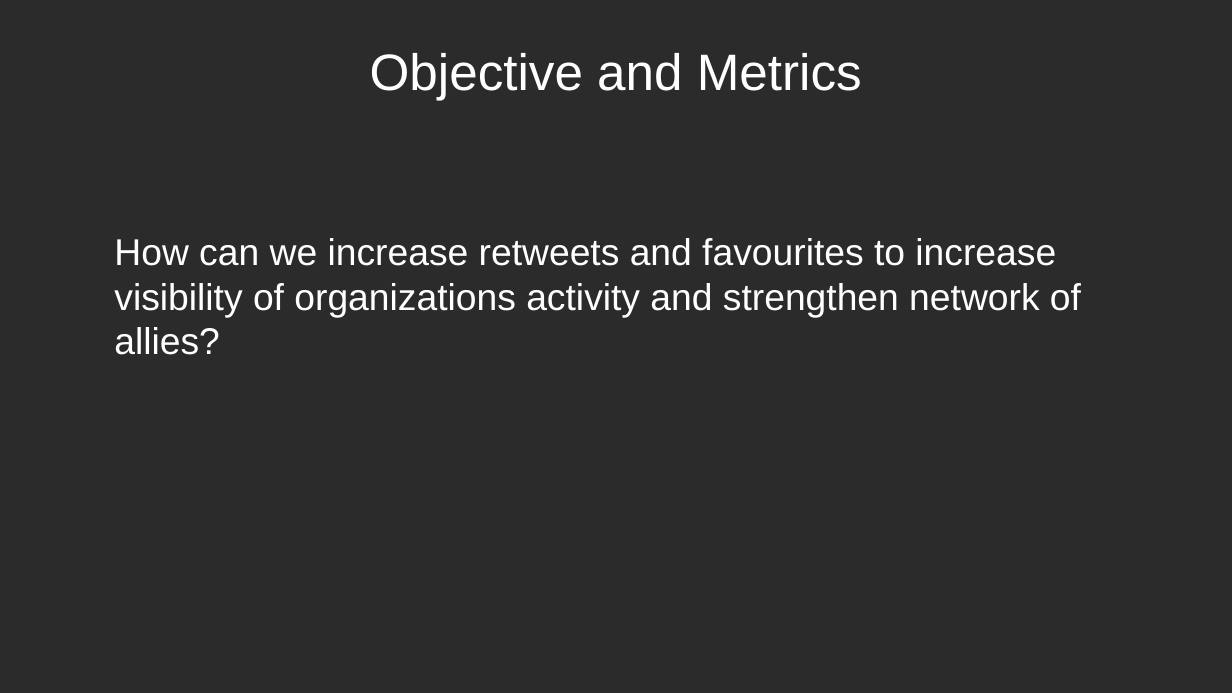
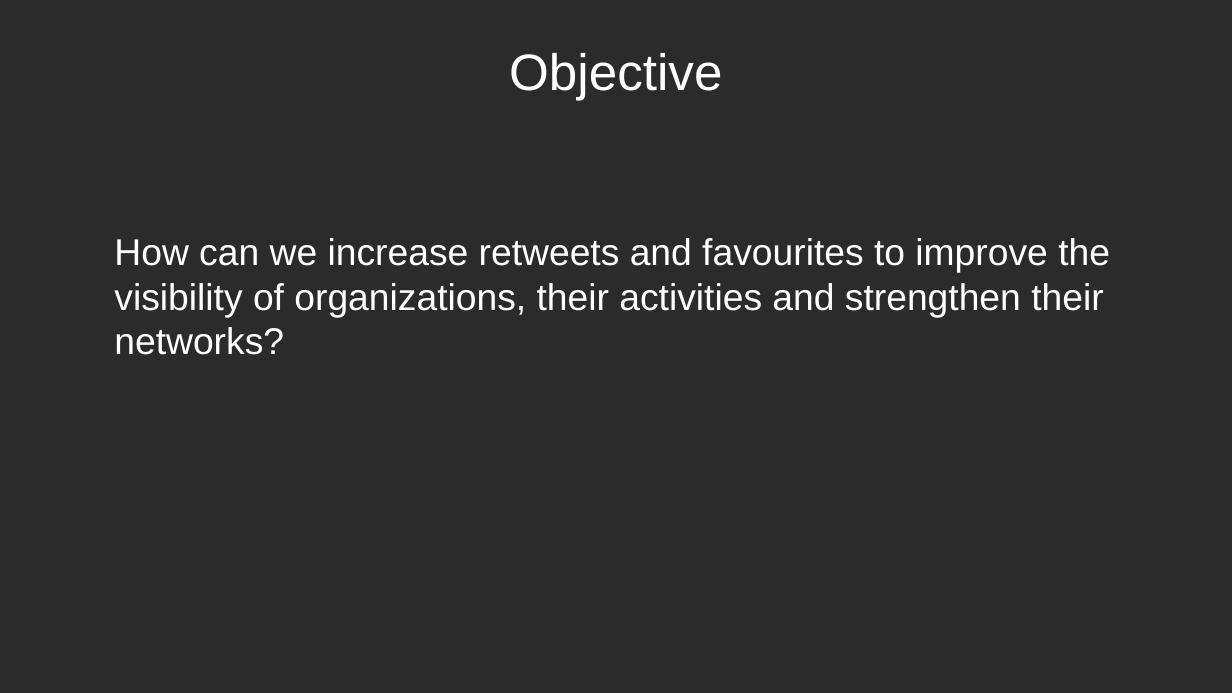
Before and after one commit to douglas-thoms/Datathon-2021-10-16, a slide deck: slide 3 of presentations/group_9_presentation_v1.odp. Drawn at 1232x693 pixels with LibreOffice and Linux fonts; fonts in the diff are those of the drawing; background and template pictures are left out; a plain dark background stands for a picture behind light text. Boxes give left, top, right and bottom in pixels: in the first picture for what was removed or moved away, otherwise in the second. Text is boxed around its words. In the diff, an @@ line names an element or a change of style, - is before the commit and + after.

```diff
--- a/presentations/group_9_presentation_v1.odp
+++ b/presentations/group_9_presentation_v1.odp
@@ title at box(509, 53, 722, 101): text changed @@
-Objective and Metrics
+Objective
@@ text at box(114, 238, 1110, 355): text changed @@
-How can we increase retweets and favourites to increase visibility of organizations activity and strengthen network of allies?
+How can we increase retweets and favourites to improve the visibility of organizations, their activities and strengthen their networks?
```
Also in this commit, not shown: 3 other slides changed, 3 slides added, 1 slide removed, 13 other files.
